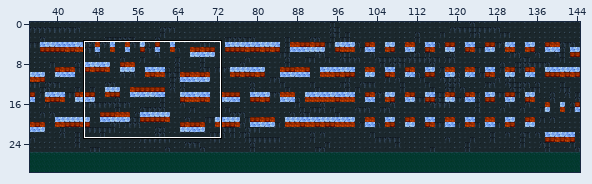
Level history. Tiled map: DevRookies/Game/maps/platforms2.tmx. Above: a wide view before the commit, with the close-up outlined.
Close-up. The starting point:
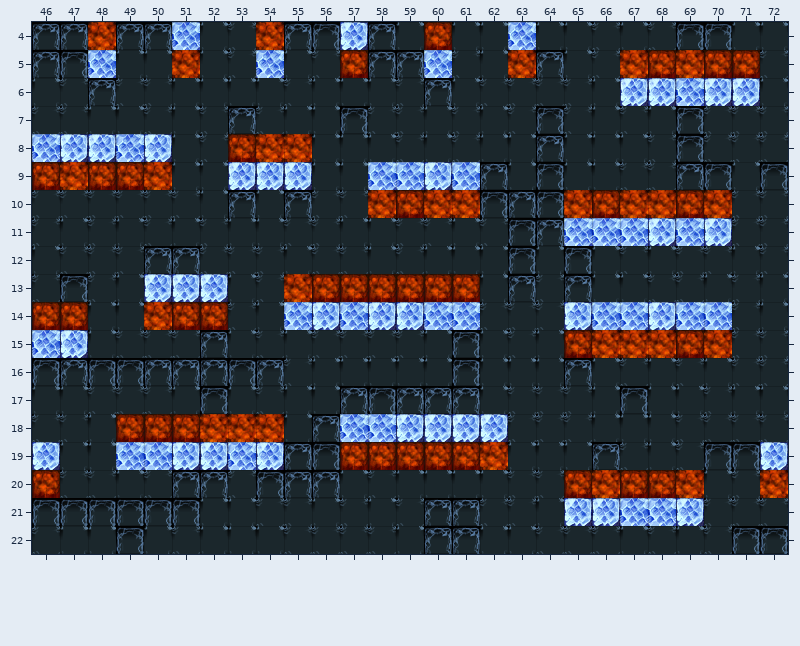
Cells are 32x32 px. Shown: x 46..72, y 4..22. The commit also changed other parts of the map, which this record leaves out.
The same view after the edit:
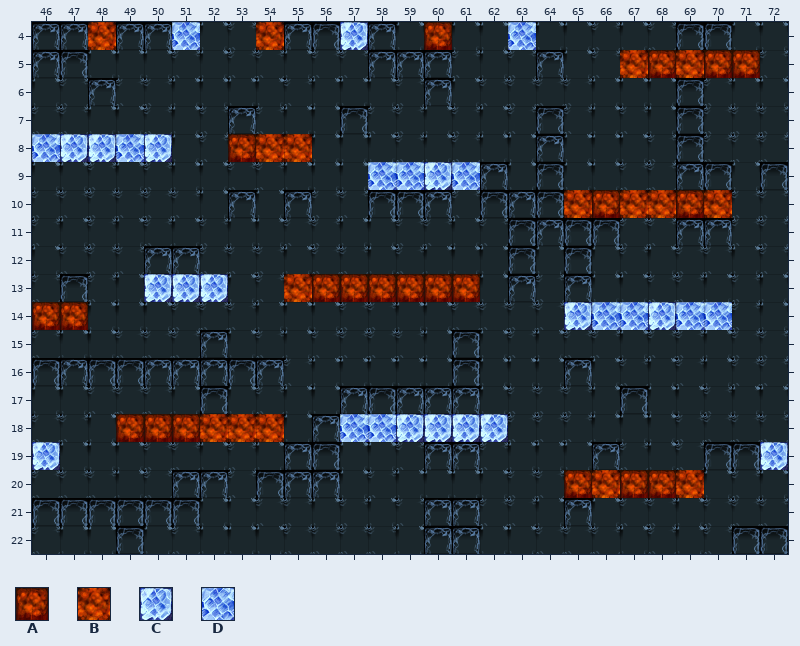
Key: from "platforms": A 0, B 1, C 8, D 13.
_ is an empty cell.
Diff:
Layer "bot" (removed):
y 5: x 48 D -> _; x 51 B -> _; x 54 D -> _; x 57 A -> _; x 60 D -> _; x 63 B -> _
y 6: x 67..71 CCDCC -> _____
y 9: x 46..50 ABAAB -> _____; x 53..55 CCC -> ___
y 10: x 58..61 BABB -> ____
y 11: x 65..70 DDDCDC -> ______
y 14: x 50..52 BAA -> ___; x 55..61 DCDCCDD -> _______
y 15: x 46..47 DC -> __; x 65..70 ABBBAB -> ______
y 19: x 49..54 DDCCDC -> ______; x 57..62 AAAAAB -> ______
y 20: x 46 A -> _; x 72 B -> _
y 21: x 65..69 CCDDC -> _____
